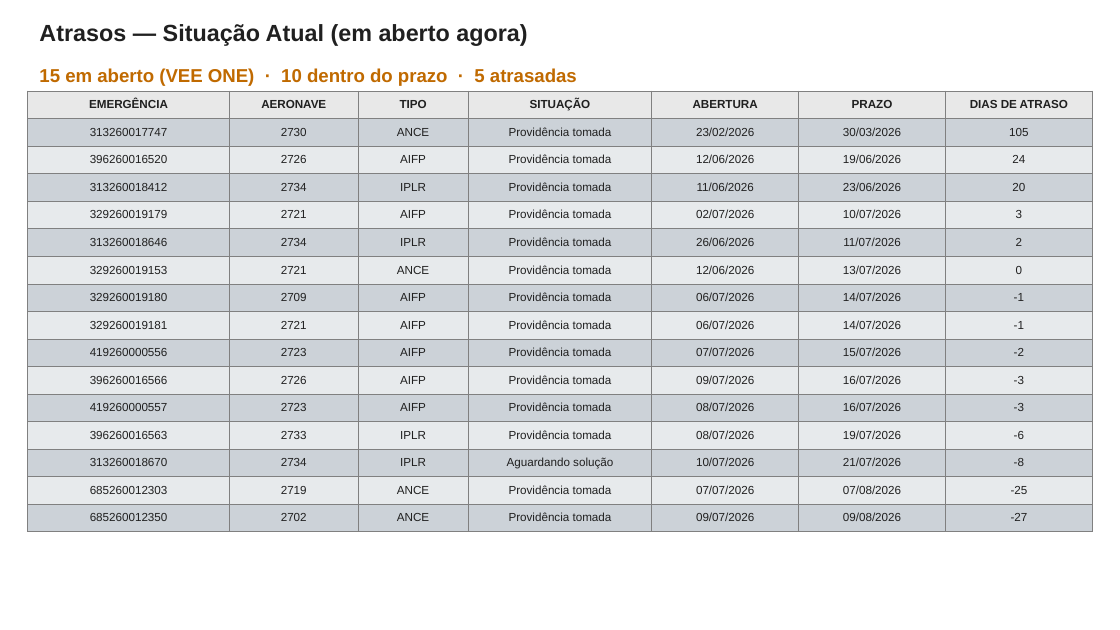
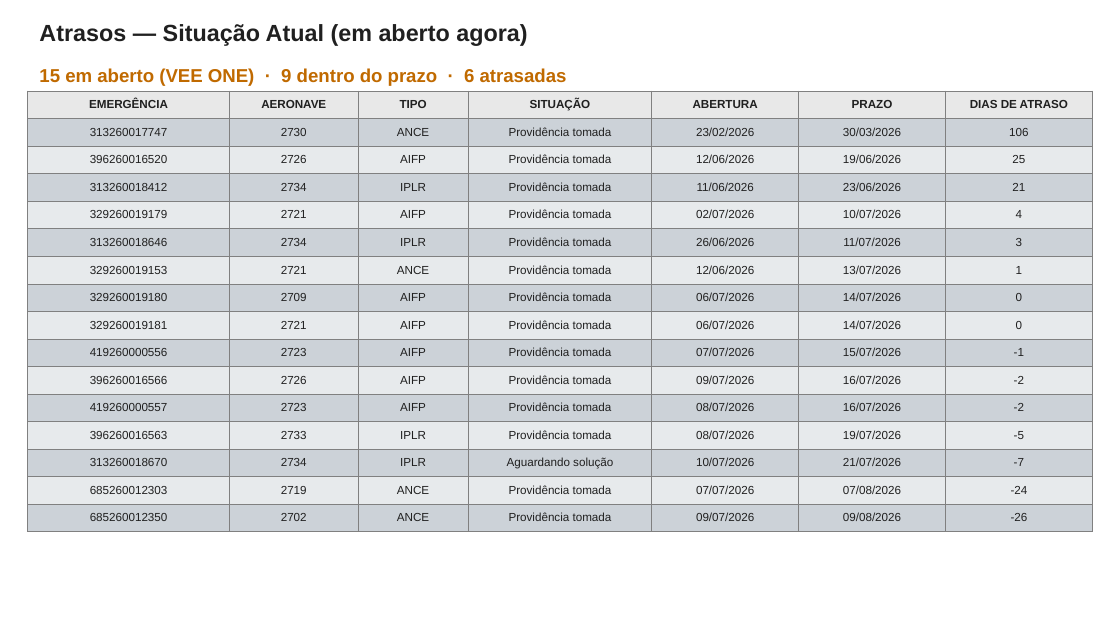
Before and after one commit to wallacedellaney/c98a-pamals, a slide deck: slide 18 of Contrato 005/Dashboard/02_Dados_Tratados/atas/RMA_Junho_2026_TESTE.pptx. Drawn at 1120x630 pixels with LibreOffice and Linux fonts; fonts in the diff are those of the drawing. Boxes give left, top, right and bottom in pixels: in the first picture for what was removed or moved away, otherwise in the second. Text is boxed around its words. In the diff, an @@ line names an element or a change of style, - is before the commit and + after.

```diff
--- a/Contrato 005/Dashboard/02_Dados_Tratados/atas/RMA_Junho_2026_TESTE.pptx
+++ b/Contrato 005/Dashboard/02_Dados_Tratados/atas/RMA_Junho_2026_TESTE.pptx
@@ text at (39,68,567,86): text changed @@
-15 em aberto (VEE ONE) · 10 dentro do prazo · 5 atrasadas
+15 em aberto (VEE ONE) · 9 dentro do prazo · 6 atrasadas
@@ table at (28,91,1093,532) @@
-row 2, column 7: 105
+row 2, column 7: 106
-row 3, column 7: 24
+row 3, column 7: 25
-row 4, column 7: 20
+row 4, column 7: 21
-row 5, column 7: 3
+row 5, column 7: 4
-row 6, column 7: 2
+row 6, column 7: 3
-row 7, column 7: 0
+row 7, column 7: 1
-row 8, column 7: -1
+row 8, column 7: 0
-row 9, column 7: -1
+row 9, column 7: 0
-row 10, column 7: -2
+row 10, column 7: -1
-row 11, column 7: -3
+row 11, column 7: -2
-row 12, column 7: -3
+row 12, column 7: -2
-row 13, column 7: -6
+row 13, column 7: -5
-row 14, column 7: -8
+row 14, column 7: -7
-row 15, column 7: -25
+row 15, column 7: -24
-row 16, column 7: -27
+row 16, column 7: -26
```
Also in this commit, not shown: 4 other files.
